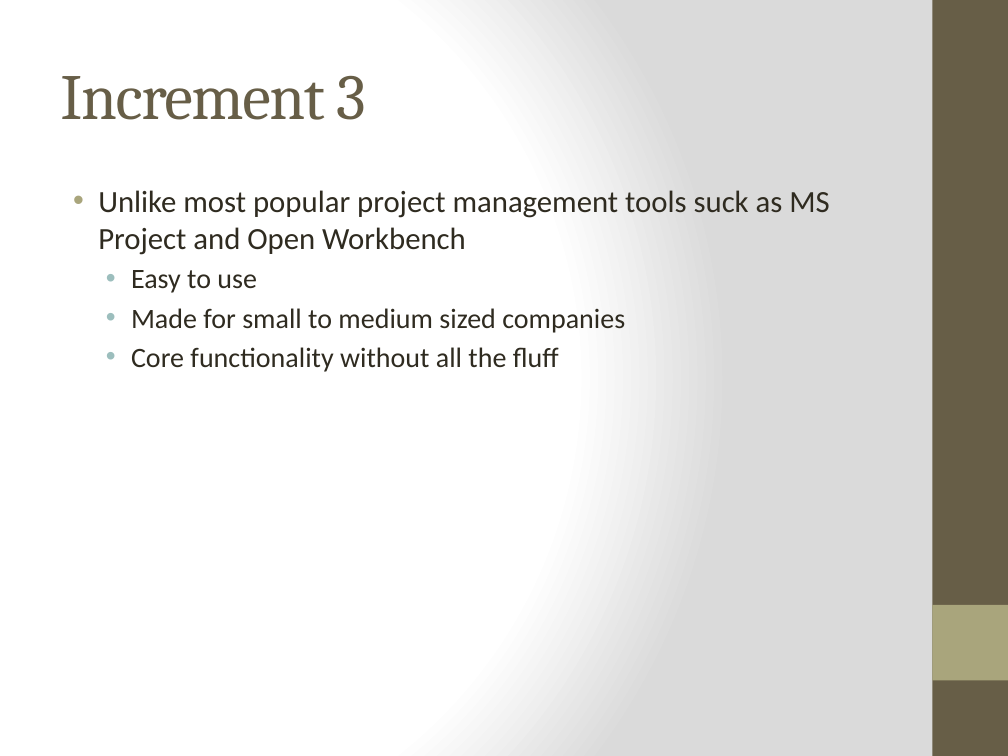
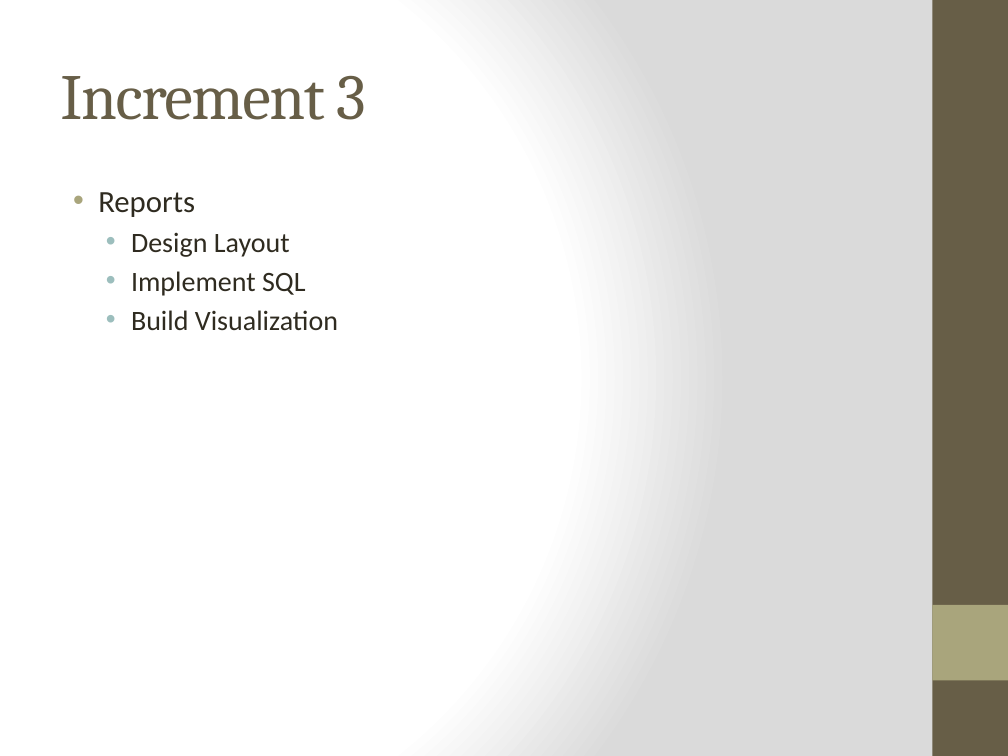
Before and after one commit to DanLain/ProjectManagement, a slide deck: slide 5 of Presentation/Team 3 project plan1.pptx. Drawn at 1008x756 pixels with LibreOffice and Linux fonts; fonts in the diff are those of the drawing. Boxes give left, top, right and bottom in pixels: in the first picture for what was removed or moved away, otherwise in the second. Text is boxed around its words. In the diff, an @@ line names an element or a change of style, - is before the commit and + after.

```diff
--- a/Presentation/Team 3 project plan1.pptx
+++ b/Presentation/Team 3 project plan1.pptx
@@ text at (98, 192, 338, 330): text changed @@
-• Unlike most popular project management tools suck as MS Project and Open Workbench
-  • Easy to use
-  • Made for small to medium sized companies
-  • Core functionality without all the fluff
+• Reports
+  • Design Layout
+  • Implement SQL
+  • Build Visualization
```
Also in this commit, not shown: 3 other slides changed.
